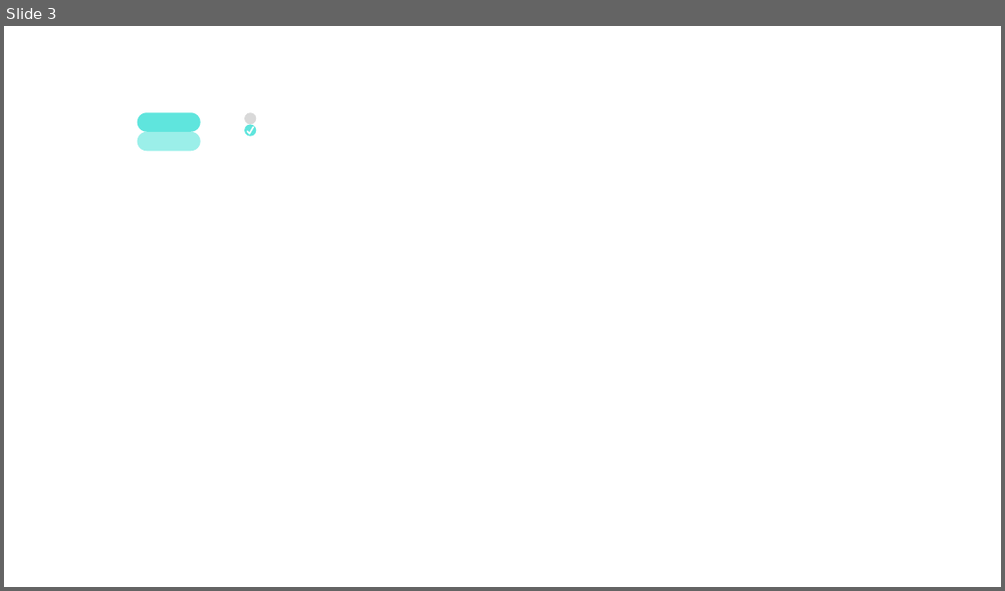
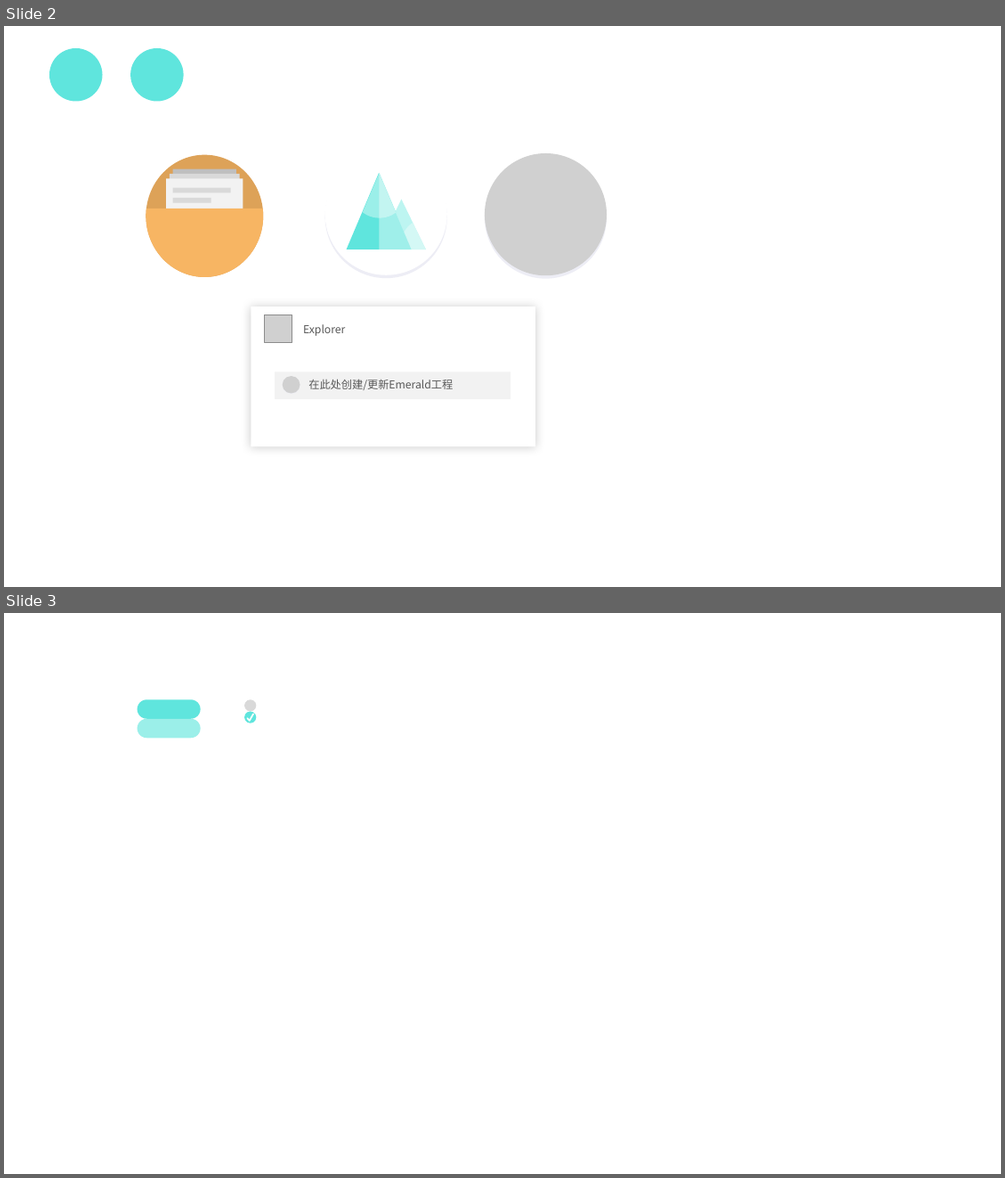
Before and after one commit to buger404/Emerald, a slide deck: UI.pptx. Shown one above the other, each under a label of ours: slide 3 before the commit, slides 2 and 3 after it. The pictures are 1005x591 and 1005x1178 pixels, drawn with LibreOffice and Linux fonts; fonts in the diff are those of the drawing; grey boxes stand for pictures. Boxes give left, top, right and bottom in pixels: in the first picture for what was removed or moved away, otherwise in the second. Text is boxed around its words. In the diff, an @@ line names an element or a change of style, - is before the commit and + after.

```diff
--- a/UI.pptx
+++ b/UI.pptx
@@ slide 2 added at box(4, 26, 1001, 587), background #FFFFFF @@
@@ rounded rectangle added at box(49, 48, 103, 102), fill #5FE5DD @@
@@ rounded rectangle added at box(130, 48, 184, 102), fill #5FE5DD @@
@@ ellipse added at box(146, 155, 264, 276), fill #F7B563 @@
@@ ellipse added at box(146, 155, 264, 276), fill #000000 at 10% opacity @@
@@ rounded rectangle added at box(324, 156, 446, 278), fill #EDEDF5 @@
@@ rounded rectangle added at box(324, 153, 446, 275), fill #FFFFFF @@
@@ rounded rectangle added at box(485, 156, 607, 278), fill #EDEDF5 @@
@@ picture added at box(485, 153, 607, 275) @@
@@ rectangle added at box(166, 178, 243, 259), fill #F2F2F2 @@
@@ rectangle added at box(170, 174, 240, 255), fill #D9D9D9 @@
@@ rectangle added at box(173, 168, 236, 249), fill #BFBFBF @@
@@ group added at box(347, 173, 427, 249): 3 freeform shapes, 2 triangles @@
@@ freeform shape added at box(146, 208, 264, 277), fill #F7B563 @@
@@ rectangle added at box(173, 187, 231, 192), fill #D9D9D9 @@
@@ rectangle added at box(173, 198, 211, 203), fill #D9D9D9 @@
@@ rectangle added at box(251, 306, 535, 447), fill #FFFFFF @@
@@ picture added at box(265, 314, 292, 342) @@
@@ text added at box(303, 324, 345, 336), 10.5 pt, text #595959 @@
+Explorer
@@ group added at box(275, 371, 510, 399): 1 rectangle, 1 rounded rectangle, 1 picture, 1 text @@
+在此处创建/更新Emerald工程
```
Also in this commit, not shown: 1 slide changed, 1 slide removed, 13 other files.
